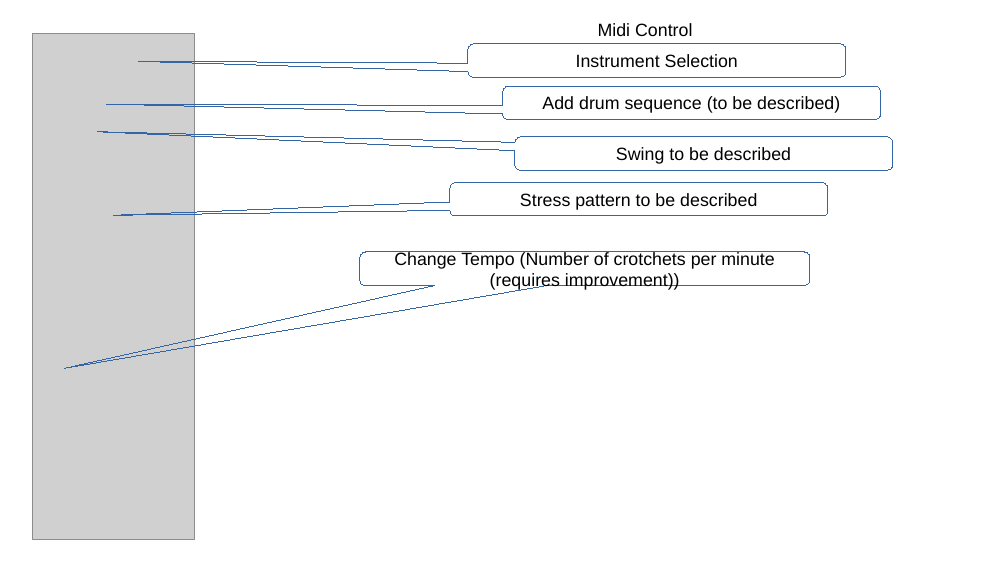
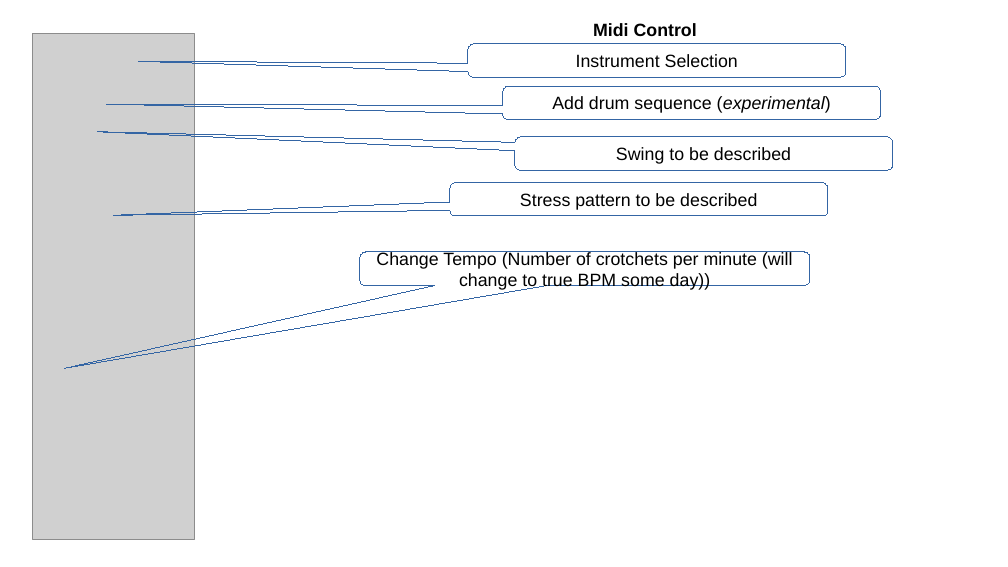
Before and after one commit to py60800/tunedb, a slide deck: slide 12 of doc/Manual.odp (slide 13 before the commit). Drawn at 1008x567 pixels with LibreOffice and Linux fonts; fonts in the diff are those of the drawing; grey boxes stand for pictures. Boxes give left, top, right and bottom in pixels: in the first picture for what was removed or moved away, otherwise in the second. Text is boxed around its words. In the diff, an @@ line names an element or a change of style, - is before the commit and + after.

```diff
--- a/doc/Manual.odp
+++ b/doc/Manual.odp
@@ text "Midi Control" at (593,23,697,36): bold on @@
@@ text in rounded speech box at (552,96,831,113): text changed @@
-Add drum sequence (to be described)
+Add drum sequence (experimental)
@@ text in rounded speech box at (376,251,793,290): text changed @@
-Change Tempo (Number of crotchets per minute (requires improvement))
+Change Tempo (Number of crotchets per minute (will change to true BPM some day))
```
Also in this commit, not shown: 10 other slides changed, 1 slide added, 2 slides removed, 3 other files.
